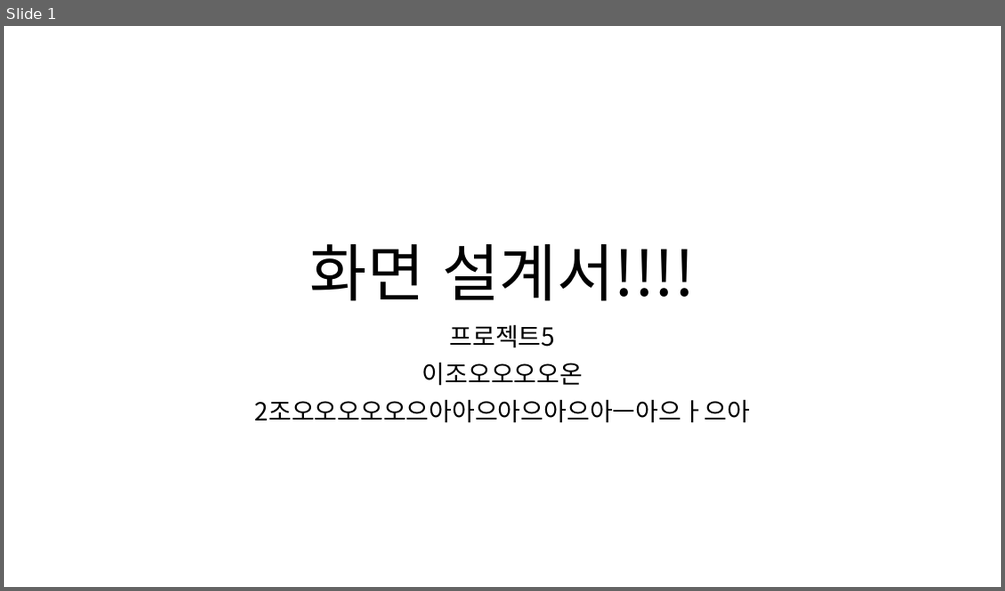
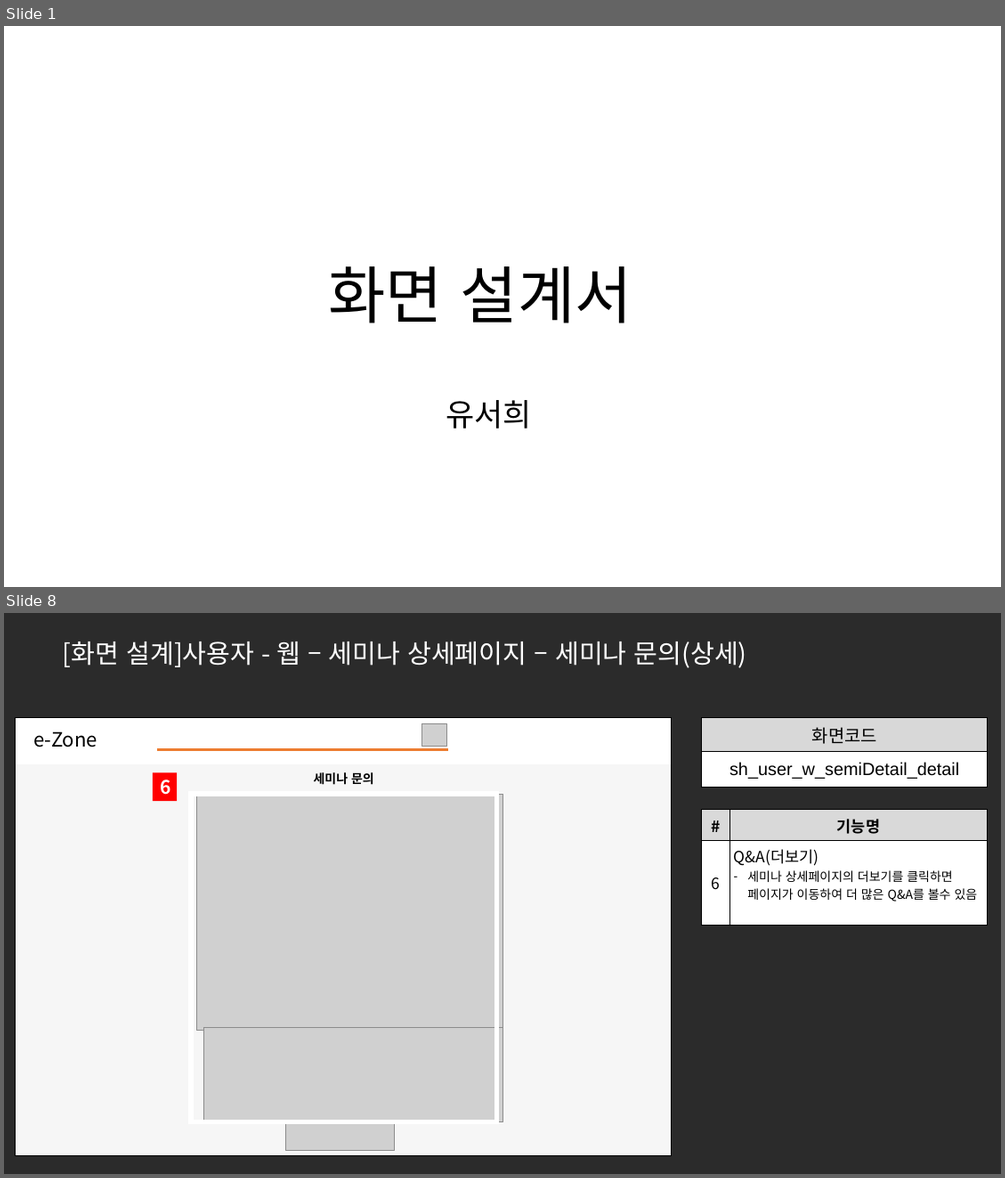
Before and after one commit to ezenteam2/e-Zone, a slide deck: 0 발표용 파워포인트/0424 4차발표/0424 project05 - 파워포인트 - 서희.pptx. Shown one above the other, each under a label of ours: slide 1 before the commit, slides 1 and 8 after it; the slides between them are not shown. The pictures are 1005x591 and 1005x1178 pixels, drawn with LibreOffice and Linux fonts; fonts in the diff are those of the drawing; grey boxes stand for pictures; background and template pictures are left out; a plain dark background stands for a picture behind light text. Boxes give left, top, right and bottom in pixels: in the first picture for what was removed or moved away, otherwise in the second. Text is boxed around its words. In the diff, an @@ line names an element or a change of style, - is before the commit and + after.

```diff
--- a/0 발표용 파워포인트/0424 4차발표/0424 project05 - 파워포인트 - 서희.pptx
+++ b/0 발표용 파워포인트/0424 4차발표/0424 project05 - 파워포인트 - 서희.pptx
@@ slide 8 added at bbox=[4, 613, 1001, 1174], background picture (left out) @@
@@ text added at bbox=[63, 641, 747, 668], 25 pt, text #FFFFFF @@
+[화면 설계]사용자 - 웹 – 세미나 상세페이지 – 세미나 문의(상세)
@@ table added at bbox=[15, 718, 671, 1155], 2 rows, 1 columns @@
+
+
@@ table added at bbox=[702, 718, 987, 787], 2 rows, 1 columns @@
+화면코드
+sh_user_w_semiDetail_detail
@@ text added at bbox=[33, 731, 97, 747], 19 pt, text #000000 @@
+e-Zone
@@ picture added at bbox=[422, 723, 446, 747] @@
@@ line added from (157, 750) to (448, 750), #ED7D31 2.25 pt @@
@@ text added at bbox=[314, 772, 374, 785], 12 pt, text #000000, bold @@
+세미나 문의
@@ rectangle added at bbox=[153, 773, 177, 802], fill #FF0000, 18 pt, text #FFFFFF, bold @@
+6
@@ rectangle added at bbox=[191, 794, 497, 1122], outline #FFFFFF 4.5 pt @@
@@ picture added at bbox=[197, 794, 502, 1030] @@
@@ table added at bbox=[702, 810, 987, 918], 2 rows, 2 columns @@
+# | 기능명
+6 | Q&A(더보기) / 세미나 상세페이지의 더보기를 클릭하면 페이지가 이동하여 더 많은 Q&A를 볼수 있음
@@ picture added at bbox=[203, 1027, 502, 1122] @@
@@ picture added at bbox=[285, 1122, 395, 1151] @@
@@ slide 1 changed as well @@
@@ title at bbox=[328, 266, 632, 428]: text changed @@
-화면 설계서!!!!
+화면 설계서
+유서희
@@ subtitle removed at bbox=[255, 324, 751, 423] @@
-프로젝트5
-이조오오오오온
-2조오오오오오으아아으아으아으아ㅡ아으ㅏ으아
```
Also in this commit, not shown: 20 other slides added, 17 other files.
